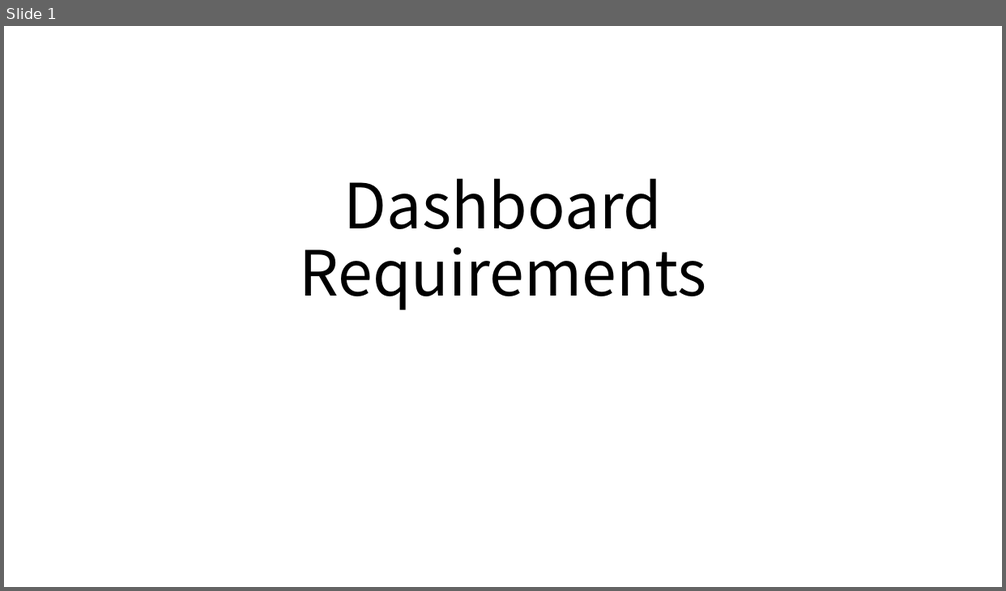
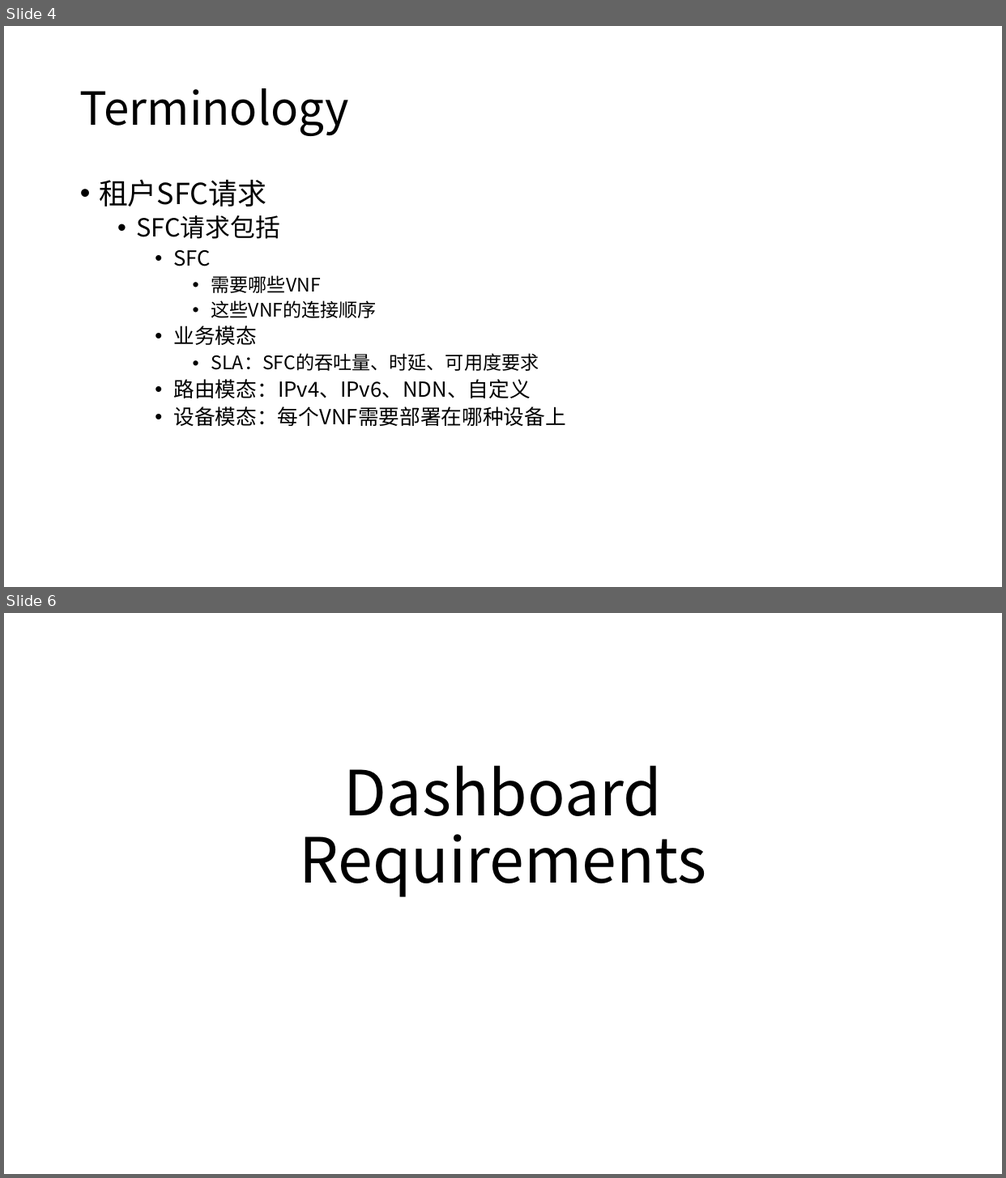
Before and after one commit to magaboomchen/SelfAdaptiveMano, a slide deck: doc/SoftwareDesign/Dashboard/DashboardRequirements.pptx. Shown one above the other, each under a label of ours: slide 1 before the commit, slides 4 and 6 after it; the slides between them are not shown. The pictures are 1006x591 and 1006x1178 pixels, drawn with LibreOffice and Linux fonts; fonts in the diff are those of the drawing. Boxes give left, top, right and bottom in pixels: in the first picture for what was removed or moved away, otherwise in the second. Text is boxed around its words. In the diff, an @@ line names an element or a change of style, - is before the commit and + after.

```diff
--- a/doc/SoftwareDesign/Dashboard/DashboardRequirements.pptx
+++ b/doc/SoftwareDesign/Dashboard/DashboardRequirements.pptx
@@ slide 4 added at box(4, 26, 1002, 587), background #FFFFFF @@
@@ title added at box(80, 88, 349, 136), 44 pt, text #000000 @@
+Terminology
@@ text added at box(99, 179, 566, 426), 20 pt, text #000000 @@
+• 租户SFC请求
+  • SFC请求包括
+    • SFC
+      • 需要哪些VNF
+      • 这些VNF的连接顺序
+    • 业务模态
+      • SLA：SFC的吞吐量、时延、可用度要求
+    • 路由模态：IPv4、IPv6、NDN、自定义
+    • 设备模态：每个VNF需要部署在哪种设备上
@@ what was slide 1 is now slide 6 @@
```
Also in this commit, not shown: 2 slides changed, 4 other slides added, 17 other files.
